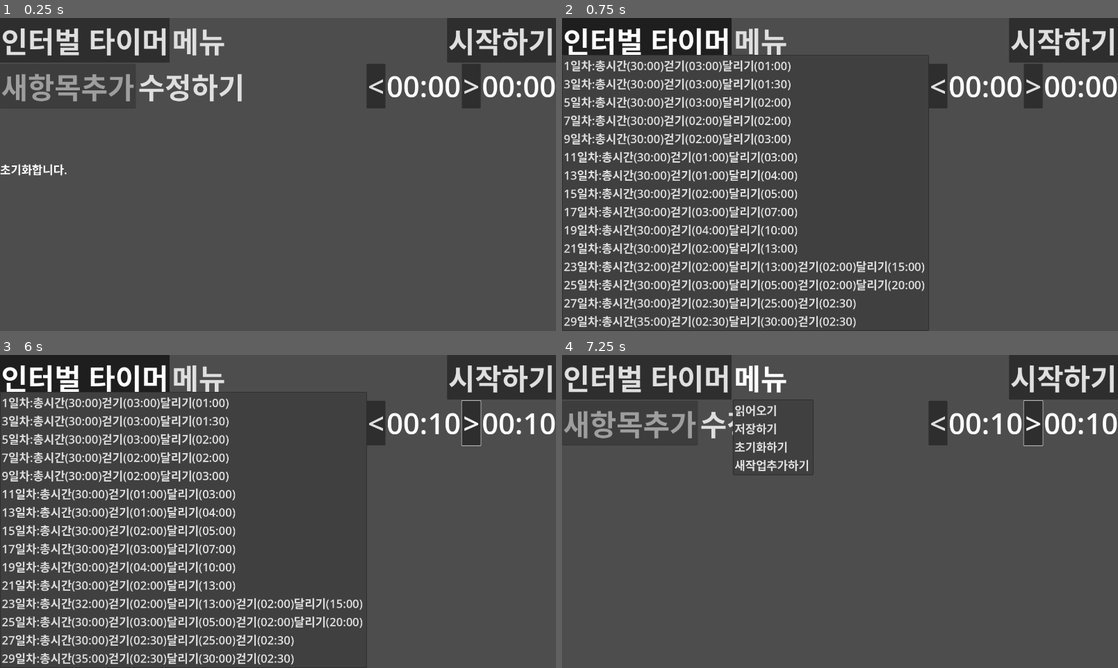
Above: before the commit, frames 1-4 (two rows, left to right).
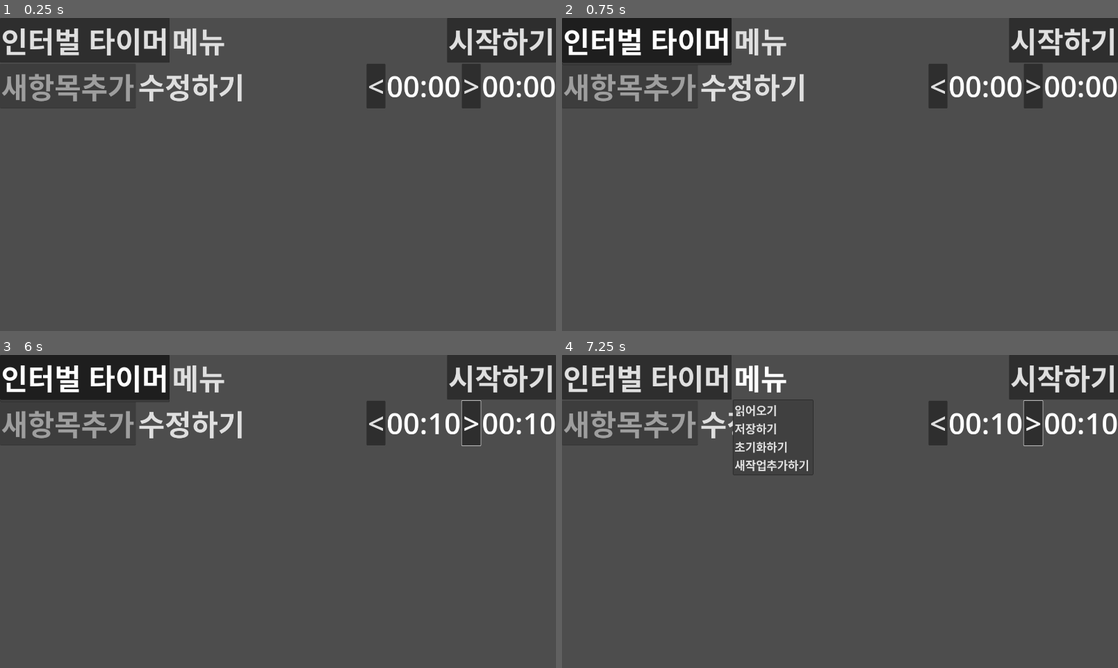
Above: after the commit, the same moments.

Repository: kasworld/maranic
Game: Godot game, scene res://main.tscn
Same seed, same stepped clock (60 frames per second), same inputs: the game is played once before the commit and once after it.
Inputs:
- Up to frame 1 (0.25 s): no input
- Up to frame 2 (0.75 s): click "인터벌 타이머" at 0.5 s
- Up to frame 3 (6 s): click "메뉴" at 1.25 s; click "시작하기" at 2 s; click "시작하기" at 2.75 s; click "수정하기" at 3.5 s; click "<" at 4.25 s; click ">" at 5 s; click "인터벌 타이머" at 5.75 s
- Up to frame 4 (7.25 s): click "메뉴" at 6.5 s

The runs differ from the first frame. In frame 1, 0.2% of the frame differs, in the area x 0-12%, y 46-51%; in frame 2, 12%, in the area x 0-66%, y 11-100%; in frame 3, 12%; in frame 4, nothing differs.
Error in both runs: Invalid access of index '0' on a base object of type: 'PackedStringArray'. (res://main.gd:5)

Commit message:
change to use work class

Diff:
--- a/main.gd
+++ b/main.gd
@@ -37,13 +37,11 @@
 	reset_workd_data()
 	work_data2work_data_menu()
 
-	var wl = WorkData.WorkList.new().from_data(workData.work_list)
-	print_debug(wl.to_data())
 
 func work_data2work_data_menu():
 	WorkDataMenuButton.get_popup().clear()
-	for i in range(workData.len()):
-		WorkDataMenuButton.get_popup().add_item(workData.work2text(i),i)
+	for i in workData.works.size():
+		WorkDataMenuButton.get_popup().add_item(workData.get_at(i).to_str(),i)
 
 func _on_timer_timeout() -> void:
 	if Works[0].decRemainSec() != true: # fail to dec
@@ -67,17 +65,16 @@
 	if sel ==-1 :
 		return
 
-	var selData = workData.get_at(sel).duplicate()
-	var title=selData.pop_front()
+	var selData = workData.get_at(sel)
+	var title=selData.title
 	WorkDataMenuButton.text = title
 	Text2Speech("%s로 설정합니다." % title)
-	makeWorks(len(selData))
-	for i in range(len(selData)):
-		Works[i].setLabelTotalSec( selData[i][0],selData[i][1])
+	makeWorks(selData)
 	resetTime()
 	updateTimeLabels()
 
-func makeWorks(n ):
+func makeWorks(work :WorkData.Work):
+	# clear
 	for i in range(len(Works)):
 		if i == 0:
 			continue
@@ -86,11 +83,12 @@
 	Works = [
 		$VBoxContainer/MainWorkContainer
 	]
-	for i in range(n-1):
-		var work = workScene.instantiate()
-		work.focus_mode = Control.FOCUS_ALL
-		Works.append(work)
-		$VBoxContainer/ScrollContainer/WorksContainer.add_child(work)
+	for wd in work.sub_work_list:
+		var wk = workScene.instantiate()
+		wk.focus_mode = Control.FOCUS_ALL
+		wk.setLabelTotalSec( wd.name, wd.second)
+		Works.append(wk)
+		$VBoxContainer/ScrollContainer/WorksContainer.add_child(wk)
 
 func _on_start_button_toggled(button_pressed: bool) -> void:
 	if len(Works) == 0 :
@@ -126,21 +124,23 @@
 			print_debug("unknown", sel)
 
 func reset_workd_data():
-	workData = WorkData.new()
+	workData = WorkData.new().from_data(work_rawdata)
+	print_debug(workData.to_data())
 	work_data2work_data_menu()
 	show_message("초기화합니다.")
 
 func load_work_data():
-	var msg =  workData.load()
+	var msg =  workData.load(file_name)
 	work_data2work_data_menu()
 	show_message(msg)
 
 func save_work_data():
-	var msg = workData.save()
+	var msg = workData.save(file_name)
 	show_message(msg)
 
 func add_new_work():
-	workData.add_new_work("새워크",[ ["총시간",60*30], ["운동", 60*3], ["휴식", 60*1] ] )
+	var wk = ["새워크", ["총시간",60*30], ["운동", 60*3], ["휴식", 60*1] ]
+	workData.add_new_work( workData.Work.new().from_data(wk) )
 	work_data2work_data_menu()
 	show_message("새워크를추가합니다.")
 
@@ -151,3 +151,24 @@
 
 func _on_message_timer_timeout() -> void:
 	$MessageLabel.visible = false
+
+# raw data
+var file_name = OS.get_system_dir(OS.SYSTEM_DIR_DOCUMENTS) + "/gd4timer_workdata.json"
+var work_rawdata = [
+	# 이름,총시간초,work1 sec, work2 sec, etc
+	[ "1일차",  ["총시간",60*30], ["걷기", 60*3  ], ["달리기", 60*1  ] ],
+	[ "3일차",  ["총시간",60*30], ["걷기", 60*3  ], ["달리기", 60*1.5] ],
+	[ "5일차",  ["총시간",60*30], ["걷기", 60*3  ], ["달리기", 60*2  ] ],
+	[ "7일차",  ["총시간",60*30], ["걷기", 60*2  ], ["달리기", 60*2  ] ],
+	[ "9일차",  ["총시간",60*30], ["걷기", 60*2  ], ["달리기", 60*3  ] ],
+	[ "11일차", ["총시간",60*30], ["걷기", 60*1  ], ["달리기", 60*3  ] ],
+	[ "13일차", ["총시간",60*30], ["걷기", 60*1  ], ["달리기", 60*4  ] ],
+	[ "15일차", ["총시간",60*30], ["걷기", 60*2  ], ["달리기", 60*5  ] ],
+	[ "17일차", ["총시간",60*30], ["걷기", 60*3  ], ["달리기", 60*7  ] ],
+	[ "19일차", ["총시간",60*30], ["걷기", 60*4  ], ["달리기", 60*10 ] ],
+	[ "21일차", ["총시간",60*30], ["걷기", 60*2  ], ["달리기", 60*13 ] ],
+	[ "23일차", ["총시간",60*32], ["걷기", 60*2  ], ["달리기", 60*13 ], ["걷기", 60*2  ], ["달리기", 60*15 ] ],
+	[ "25일차", ["총시간",60*30], ["걷기", 60*3  ], ["달리기", 60*5  ], ["걷기", 60*2  ], ["달리기", 60*20 ] ],
+	[ "27일차", ["총시간",60*30], ["걷기", 60*2.5], ["달리기", 60*25 ], ["걷기", 60*2.5] ],
+	[ "29일차", ["총시간",60*35], ["걷기", 60*2.5], ["달리기", 60*30 ], ["걷기", 60*2.5] ],
+]
--- a/workdata.gd
+++ b/workdata.gd
@@ -11,6 +11,10 @@
 		return self
 	func to_data():
 		return [name,second]
+	func second2text()->String:
+		return "%02d:%02d" %[ second/60,second % 60]
+	func to_str()->String:
+		return "%s(%s)" % [ name, second2text() ]
 
 class Work:
 	var title :String
@@ -26,75 +30,46 @@
 		for d in sub_work_list:
 			swl.append(d.to_data())
 		return swl
-
-class WorkList:
-	var works :Array[Work]
-	func from_data(rawdata):
-		for rd in rawdata:
-			works.append(Work.new().from_data(rd))
-		return self
-	func to_data():
-		var rtn = []
-		for d in works:
-			rtn.append(d.to_data())
+	func to_str():
+		var rtn = "%s:" % [ title ]
+		for j in sub_work_list:
+			rtn += j.to_str()
 		return rtn
 
-var file_name = OS.get_system_dir(OS.SYSTEM_DIR_DOCUMENTS) + "/gd4timer_workdata.json"
-
-var work_list = [
-	# 이름,총시간초,work1 sec, work2 sec, etc
-	[ "1일차",  ["총시간",60*30], ["걷기", 60*3  ], ["달리기", 60*1  ] ],
-	[ "3일차",  ["총시간",60*30], ["걷기", 60*3  ], ["달리기", 60*1.5] ],
-	[ "5일차",  ["총시간",60*30], ["걷기", 60*3  ], ["달리기", 60*2  ] ],
-	[ "7일차",  ["총시간",60*30], ["걷기", 60*2  ], ["달리기", 60*2  ] ],
-	[ "9일차",  ["총시간",60*30], ["걷기", 60*2  ], ["달리기", 60*3  ] ],
-	[ "11일차", ["총시간",60*30], ["걷기", 60*1  ], ["달리기", 60*3  ] ],
-	[ "13일차", ["총시간",60*30], ["걷기", 60*1  ], ["달리기", 60*4  ] ],
-	[ "15일차", ["총시간",60*30], ["걷기", 60*2  ], ["달리기", 60*5  ] ],
-	[ "17일차", ["총시간",60*30], ["걷기", 60*3  ], ["달리기", 60*7  ] ],
-	[ "19일차", ["총시간",60*30], ["걷기", 60*4  ], ["달리기", 60*10 ] ],
-	[ "21일차", ["총시간",60*30], ["걷기", 60*2  ], ["달리기", 60*13 ] ],
-	[ "23일차", ["총시간",60*32], ["걷기", 60*2  ], ["달리기", 60*13 ], ["걷기", 60*2  ], ["달리기", 60*15 ] ],
-	[ "25일차", ["총시간",60*30], ["걷기", 60*3  ], ["달리기", 60*5  ], ["걷기", 60*2  ], ["달리기", 60*20 ] ],
-	[ "27일차", ["총시간",60*30], ["걷기", 60*2.5], ["달리기", 60*25 ], ["걷기", 60*2.5] ],
-	[ "29일차", ["총시간",60*35], ["걷기", 60*2.5], ["달리기", 60*30 ], ["걷기", 60*2.5] ],
-]
-
-
-func second2text(sec :int):
-	return "%02d:%02d" %[ sec/60,sec % 60]
-
-func work2text(i):
-	var data = work_list[i].duplicate()
-	var rtn = "%s:" % [ data.pop_front() ]
-	for j in range(len(data)):
-		rtn += "%s(%s)" % [ data[j][0], second2text(data[j][1]) ]
+var works :Array[Work]
+func from_data(rawdata)->WorkData:
+	for rd in rawdata:
+		works.append(Work.new().from_data(rd))
+	return self
+func to_data()->Array:
+	var rtn = []
+	for d in works:
+		rtn.append(d.to_data())
 	return rtn
 
-func add_new_work(title, subWorkList):
-	var adddata = [title]
-	adddata.append_array(subWorkList)
-	work_list.append(adddata)
+func add_new_work(wk :Work):
+	works.append(wk)
 
 func del_at(pos):
-	work_list.remove_at(pos)
+	works.remove_at(pos)
 
-func get_at(pos):
-	return work_list[pos]
+func get_at(pos)->Work:
+	return works[pos]
 
-func file_exist():
+func len()->int:
+	return works.size()
+
+func file_exist(file_name :String)->bool:
 	return FileAccess.file_exists(file_name)
 
-func len()->int:
-	return len(work_list)
-
-func save()-> String:
+func save(file_name :String)-> String:
 	var fileobj = FileAccess.open(file_name, FileAccess.WRITE)
+	var work_list = to_data()
 	var json_string = JSON.stringify(work_list)
 	fileobj.store_line(json_string)
 	return "%s save" % [file_name]
 
-func load()->String:
+func load(file_name :String)->String:
 	var fileobj = FileAccess.open(file_name, FileAccess.READ)
 	var json_string = fileobj.get_as_text()
 	var json = JSON.new()
@@ -102,7 +77,7 @@
 	if error == OK:
 		var data_received = json.data
 		if typeof(data_received) == TYPE_ARRAY:
-			work_list = data_received
+			from_data(data_received)
 			return "%s loaded" % [file_name]
 		else:
 			return "Unexpected data %s" % [ error ]
